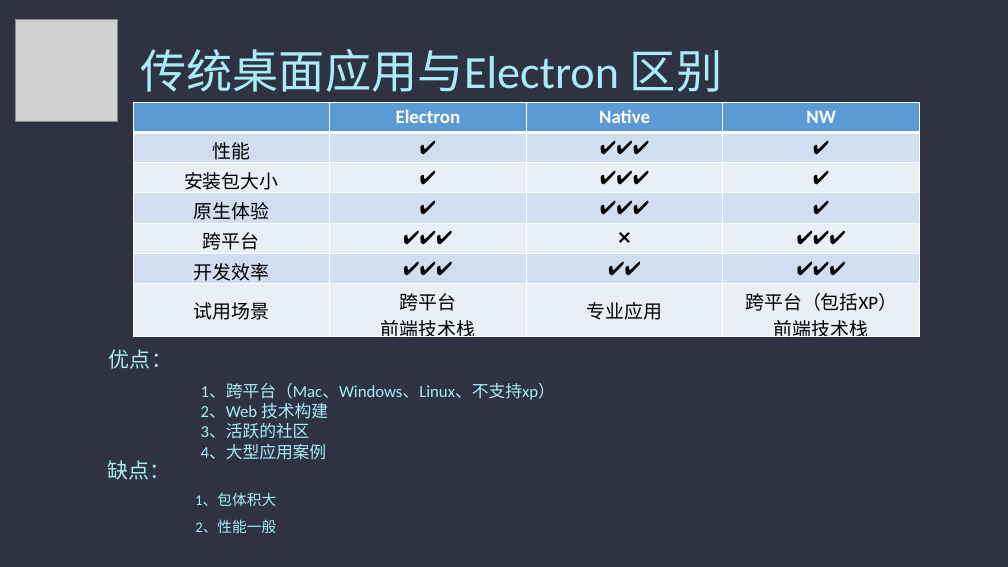
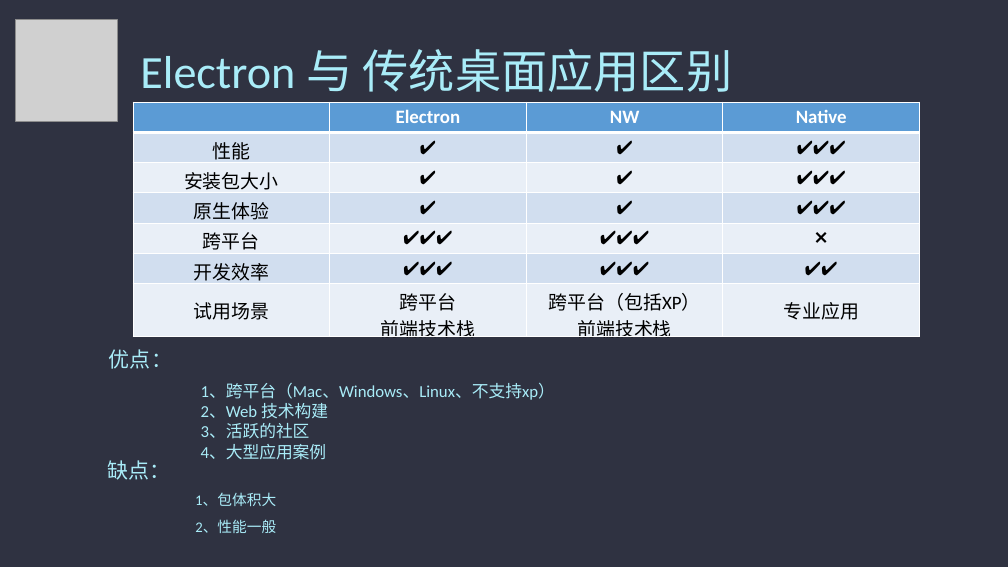
Before and after one commit to admiral20/electron-quick-start, a slide deck: slide 8 of ppt/electron.pptx. Drawn at 1008x567 pixels with LibreOffice and Linux fonts; fonts in the diff are those of the drawing; grey boxes stand for pictures. Boxes give left, top, right and bottom in pixels: in the first picture for what was removed or moved away, otherwise in the second. Text is boxed around its words. In the diff, an @@ line names an element or a change of style, - is before the commit and + after.

```diff
--- a/ppt/electron.pptx
+++ b/ppt/electron.pptx
@@ text at bbox=[140, 49, 733, 92]: text changed @@
-传统桌面应用与Electron 区别
+Electron 与 传统桌面应用区别
@@ table at bbox=[133, 102, 920, 346] @@
-row 1, column 3: Native
+row 1, column 3: NW
-row 1, column 4: NW
+row 1, column 4: Native
-row 2, column 3: ✔✔✔
+row 2, column 3: ✔
-row 2, column 4: ✔
+row 2, column 4: ✔✔✔
-row 3, column 3: ✔✔✔
+row 3, column 3: ✔
-row 3, column 4: ✔
+row 3, column 4: ✔✔✔
-row 4, column 3: ✔✔✔
+row 4, column 3: ✔
-row 4, column 4: ✔
+row 4, column 4: ✔✔✔
-row 5, column 3: ❌
+row 5, column 3: ✔✔✔
-row 5, column 4: ✔✔✔
+row 5, column 4: ❌
-row 6, column 3: ✔✔
+row 6, column 3: ✔✔✔
-row 6, column 4: ✔✔✔
+row 6, column 4: ✔✔
-row 7, column 3: 专业应用
+row 7, column 3: 跨平台（包括XP） / 前端技术栈
-row 7, column 4: 跨平台（包括XP） / 前端技术栈
+row 7, column 4: 专业应用
```
Also in this commit, not shown: 10 other slides changed, 1 other file.
